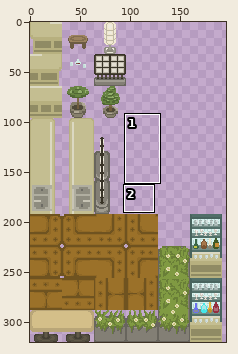
Sprite sheet -- src/Assets/Environment/Assets/Tilemap/tilemap.png. The picture above shows the old version from afar; the outline marks the close-up.
Close-up. The starting point:
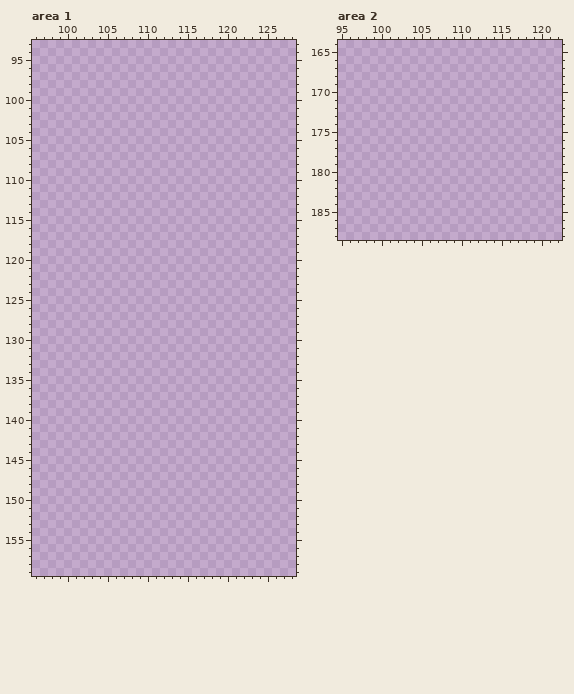
The file is 320x320 pixels. Colours within 5 levels of each other are drawn and written as one. Shown: area 1: x 96..128, y 93..159; area 2: x 95..122, y 164..188. The wide view leaves out empty margins. The commit also changed other parts of the picture, which this record leaves out.
Once edited:
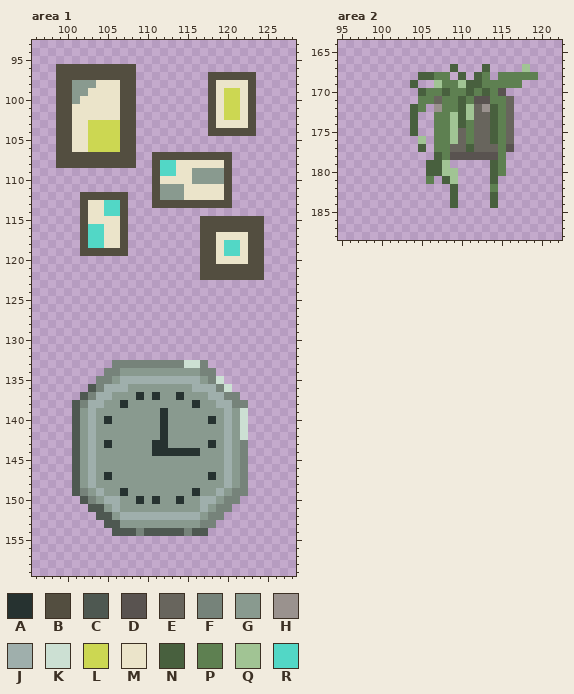
Palette (. is transparent): A #263230  B #534e40  C #4e5851  D #595350  E #68655d  F #76837a  G #899a8f  H #9a928e  J #9fafac  K #cce0d3  L #ccd752  M #ebe4ca  N #48603e  P #5e8051  Q #a1c494  R #52d7c6
Difference:
--- area 1
@@ x 96..128 @@
  95 .................................
- 96 .................................
- 97 .................................
- 98 .................................
- 99 .................................
-100 .................................
-101 .................................
-102 .................................
-103 .................................
-104 .................................
-105 .................................
-106 .................................
-107 .................................
-108 .................................
-109 .................................
-110 .................................
-111 .................................
-112 .................................
-113 .................................
-114 .................................
-115 .................................
-116 .................................
-117 .................................
-118 .................................
-119 .................................
-120 .................................
-121 .................................
-122 .................................
+ 96 ...BBBBBBBBBB....................
+ 97 ...BBBBBBBBBB.........BBBBBB.....
+ 98 ...BBGGGMMMBB.........BMMMMB.....
+ 99 ...BBGGMMMMBB.........BMLLMB.....
+100 ...BBGMMMMMBB.........BMLLMB.....
+101 ...BBMMMMMMBB.........BMLLMB.....
+102 ...BBMMMMMMBB.........BMLLMB.....
+103 ...BBMMLLLLBB.........BMMMMB.....
+104 ...BBMMLLLLBB.........BBBBBB.....
+105 ...BBMMLLLLBB....................
+106 ...BBMMLLLLBB....................
+107 ...BBBBBBBBBB..BBBBBBBBBB........
+108 ...BBBBBBBBBB..BRRMMMMMMB........
+109 ...............BRRMMGGGGB........
+110 ...............BMMMMGGGGB........
+111 ...............BGGGMMMMMB........
+112 ......BBBBBB...BGGGMMMMMB........
+113 ......BMMRRB...BBBBBBBBBB........
+114 ......BMMRRB.....................
+115 ......BMMMMB.........BBBBBBBB....
+116 ......BRRMMB.........BBBBBBBB....
+117 ......BRRMMB.........BBMMMMBB....
+118 ......BRRMMB.........BBMRRMBB....
+119 ......BBBBBB.........BBMRRMBB....
+120 .....................BBMMMMBB....
+121 .....................BBBBBBBB....
+122 .....................BBBBBBBB....
 123 .................................
@@ x 96..128 @@
 132 .................................
-133 .................................
-134 .................................
-135 .................................
-136 .................................
-137 .................................
-138 .................................
-139 .................................
-140 .................................
-141 .................................
-142 .................................
-143 .................................
-144 .................................
-145 .................................
-146 .................................
-147 .................................
-148 .................................
-149 .................................
-150 .................................
-151 .................................
-152 .................................
-153 .................................
-154 .................................
+133 ..........FFFFFFFFFKKF...........
+134 .........FFGGGGGGGGGGFF..........
+135 ........FFGJJJJJJJJJJGFK.........
+136 .......CFJJJGGGGGGGGJJJFK........
+137 ......CFJJGGGAGAGGAGGGJJFF.......
+138 .....CFJJGGAGGGGGGGGAGGJJFF......
+139 .....CGJGGGGGGGGAGGGGGGGJGK......
+140 .....CGJGAGGGGGGAGGGGGAGJGK......
+141 .....CGJGGGGGGGGAGGGGGGGJGK......
+142 .....CGJGGGGGGGGAGGGGGGGJGK......
+143 .....CGJGAGGGGGAAGGGGGAGJGF......
+144 .....CGJGGGGGGGAAAAAAGGGJGF......
+145 .....CGJGGGGGGGGGGGGGGGGJGF......
+146 .....CGJGGGGGGGGGGGGGGGGJGF......
+147 .....CGJGAGGGGGGGGGGGGAGJGF......
+148 .....CGJGGGGGGGGGGGGGGGGJGF......
+149 .....CFGJGGAGGGGGGGGAGGJGFF......
+150 ......CFGJJGGAGAGGAGGJJGFF.......
+151 .......CCGJGGGGGGGGGGJGFF........
+152 ........CCGJJJJJJJJJJGFF.........
+153 .........CCGGGGGGGGGGFF..........
+154 ..........CCCFCCCCCFCC...........
 155 .................................
--- area 2
@@ x 95..122 @@
 166 ............................
-167 ............................
-168 ............................
-169 ............................
-170 ............................
-171 ............................
-172 ............................
-173 ............................
-174 ............................
-175 ............................
-176 ............................
-177 ............................
-178 ............................
-179 ............................
-180 ............................
-181 ............................
-182 ............................
-183 ............................
-184 ............................
+167 ..............N...N....Q....
+168 ..........NNPP.N.NP.PPPPP...
+169 .........N..QPPQNNPPPPP.....
+170 ..........NPPNPPNPNPD.......
+171 ..........PPEPPNPDDPPE......
+172 .........NP.HPPNQEHNPE......
+173 .........N..PPQNQEENPE......
+174 .........N..PPQNPEENPE......
+175 .........N..PPQEPEENPE......
+176 ..........Q.PPQEPEENPE......
+177 ..........N.PPEENEEEPD......
+178 ............NPDDDDDDP.......
+179 ...........NNQ.....NP.......
+180 ...........NNQQ....NP.......
+181 ...........P.NQ....N........
+182 ..............N....P........
+183 ..............N....N........
+184 ..............N....N........
 185 ............................
Pixel boxes of the changes (left, top, right, bottom) in both close-ups:
added: (56, 64, 264, 280)
added: (72, 360, 248, 536)
added: (410, 64, 538, 208)
